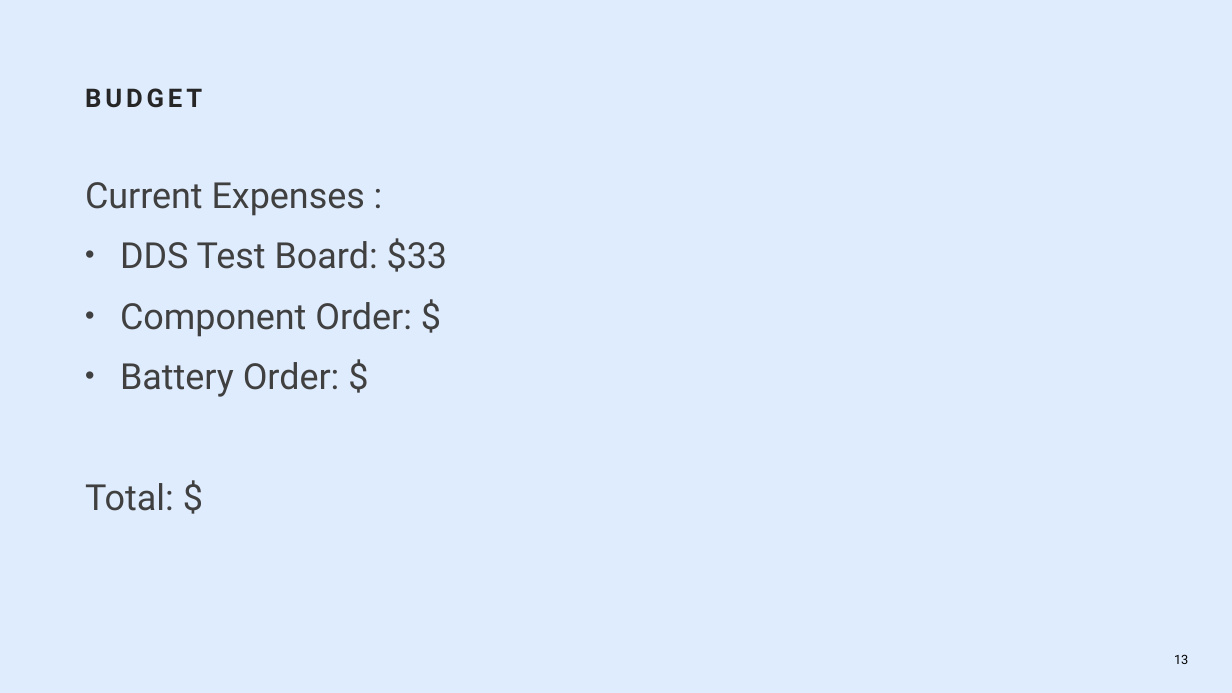
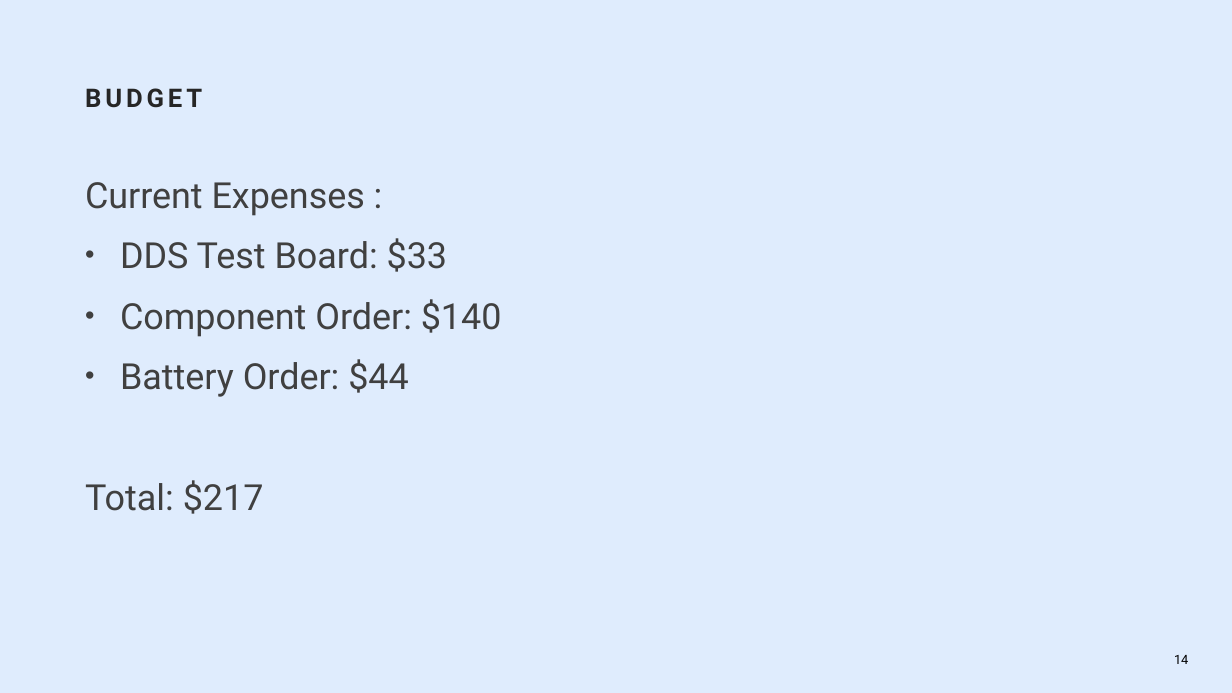
Before and after one commit to tylerwhite26/ECE_455_Brain_Stimulator, a slide deck: slide 14 of Presentations/Week_9_Presentation.pptx (slide 13 before the commit). Drawn at 1232x693 pixels with LibreOffice and Linux fonts; fonts in the diff are those of the drawing; background and template pictures are left out. Boxes give left, top, right and bottom in pixels: in the first picture for what was removed or moved away, otherwise in the second. Text is boxed around its words. In the diff, an @@ line names an element or a change of style, - is before the commit and + after.

Commit message:
updated budget

```diff
--- a/Presentations/Week_9_Presentation.pptx
+++ b/Presentations/Week_9_Presentation.pptx
@@ text at (x1=85, y1=299, x2=502, y2=514): text changed @@
-• Component Order: $
-• Battery Order: $
-Total: $
+• Component Order: $140
+• Battery Order: $44
+Total: $217
@@ page number at (x1=1174, y1=655, x2=1188, y2=664): text changed @@
-13
+14
```
Also in this commit, not shown: 1 other slide changed, 1 slide added, 1 other file.
